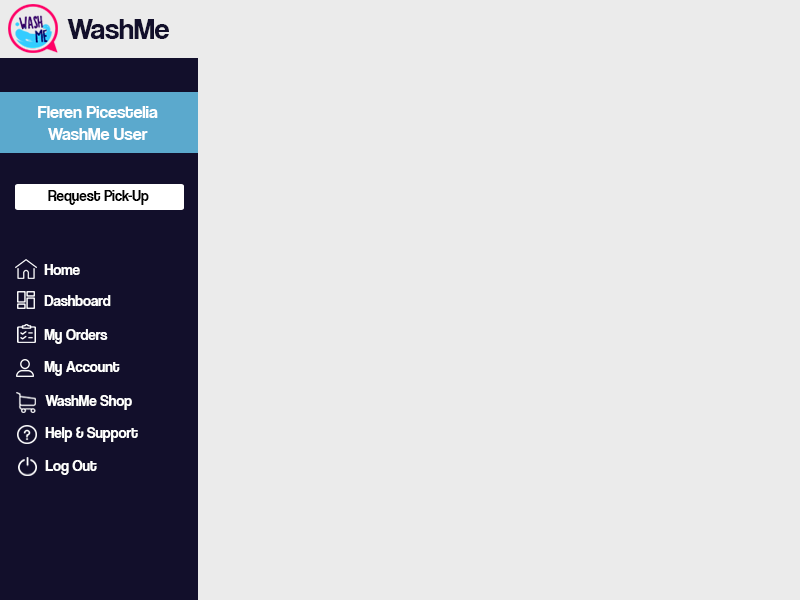
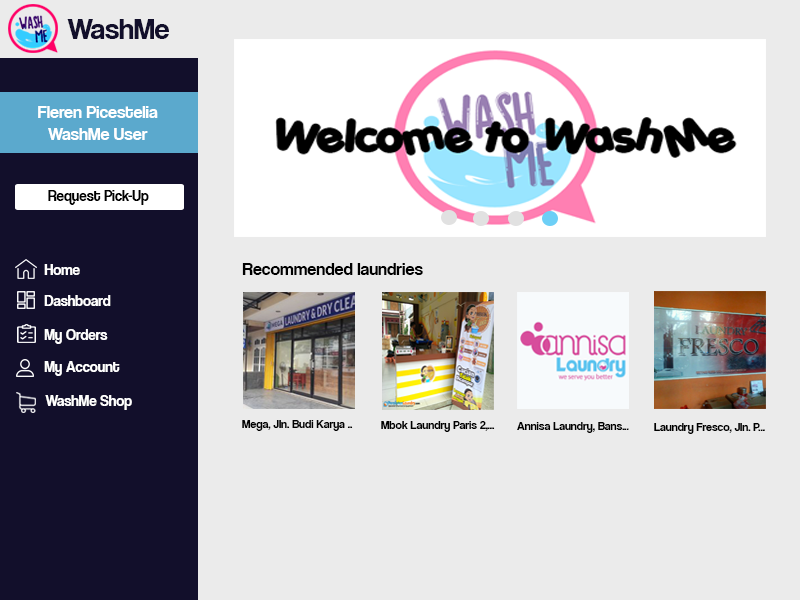
Layers edited between the first and the second 800px x 600px image:
added layer "Layer 13" above "Layer 11" over left=654, top=291, right=766, bottom=409
added layer "Layer 11" above "Layer 12" over left=382, top=292, right=494, bottom=410
added layer "Layer 12" above "Laundry Fresco, Jln. P..." over left=517, top=292, right=629, bottom=409
added layer "Laundry Fresco, Jln. P..." above "Annisa Laundry, Bans..." over left=654, top=423, right=765, bottom=434
added layer "Annisa Laundry, Bans..." above "Mbok Laundry Paris 2,..." over left=517, top=422, right=629, bottom=433
added layer "Mbok Laundry Paris 2,..." above "Mega, Jln. Budi Karya .." over left=381, top=421, right=495, bottom=432
added layer "Mega, Jln. Budi Karya .." above "Layer 10" over left=242, top=420, right=353, bottom=431
added layer "Layer 10" above "Recommended laundries" over left=243, top=292, right=355, bottom=409
added layer "Recommended laundries" above "Ellipse 1 copy 3" over left=242, top=263, right=423, bottom=275
added layer "Ellipse 1 copy 3" above "Ellipse 1 copy 2" over left=542, top=211, right=558, bottom=226
added layer "Ellipse 1 copy 2" above "Ellipse 1 copy" over left=508, top=211, right=524, bottom=226
added layer "Ellipse 1 copy" above "Ellipse 1" over left=473, top=211, right=489, bottom=226
added layer "Ellipse 1" above "Layer 9" over left=441, top=210, right=457, bottom=225
added layer "Layer 9" above "Layer 8" over left=234, top=39, right=766, bottom=237
removed layer "Layer 4" over left=17, top=425, right=37, bottom=444
removed layer "Layer 3" over left=18, top=457, right=37, bottom=476
removed layer "Log Out" over left=45, top=460, right=97, bottom=475
removed layer "Help & Support" over left=45, top=427, right=138, bottom=442
